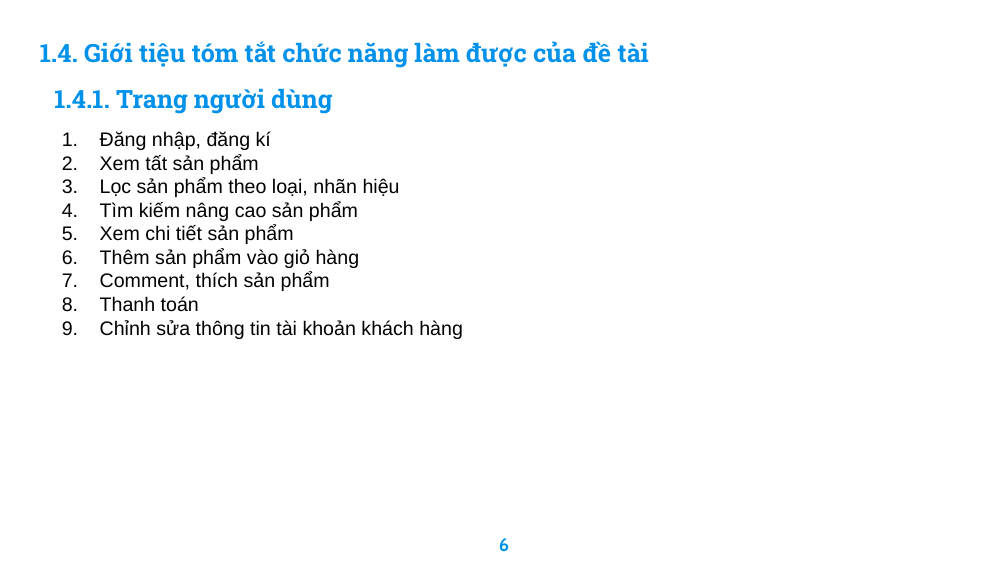
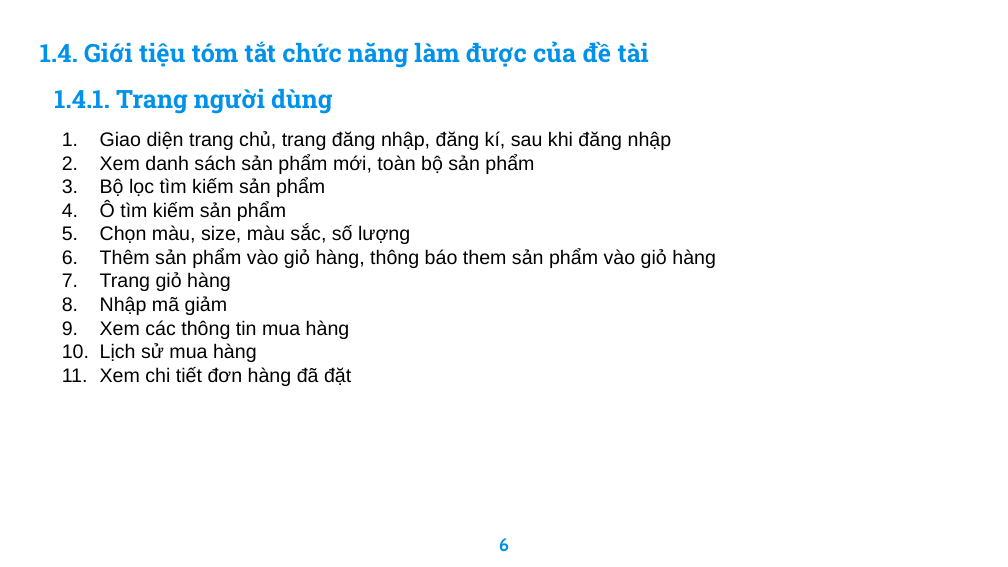
Before and after one commit to haitran2000/Ecommerce-Fashion-Website, a slide deck: slide 6 of Do An Tot Nghiep.pptx. Drawn at 1008x567 pixels with LibreOffice and Linux fonts; fonts in the diff are those of the drawing; background and template pictures are left out. Boxes give left, top, right and bottom in pixels: in the first picture for what was removed or moved away, otherwise in the second. Text is boxed around its words. In the diff, an @@ line names an element or a change of style, - is before the commit and + after.

```diff
--- a/Do An Tot Nghiep.pptx
+++ b/Do An Tot Nghiep.pptx
@@ text at (x1=100, y1=131, x2=716, y2=386): text changed @@
-1. Đăng nhập, đăng kí
-2. Xem tất sản phẩm
-3. Lọc sản phẩm theo loại, nhãn hiệu
-4. Tìm kiếm nâng cao sản phẩm
-5. Xem chi tiết sản phẩm
-6. Thêm sản phẩm vào giỏ hàng
-7. Comment, thích sản phẩm
-8. Thanh toán
-9. Chỉnh sửa thông tin tài khoản khách hàng
+1. Giao diện trang chủ, trang đăng nhập, đăng kí, sau khi đăng nhập
+2. Xem danh sách sản phẩm mới, toàn bộ sản phẩm
+3. Bộ lọc tìm kiếm sản phẩm
+4. Ô tìm kiếm sản phẩm
+5. Chọn màu, size, màu sắc, số lượng
+6. Thêm sản phẩm vào giỏ hàng, thông báo them sản phẩm vào giỏ hàng
+7. Trang giỏ hàng
+8. Nhập mã giảm
+9. Xem các thông tin mua hàng
+10. Lịch sử mua hàng
+11. Xem chi tiết đơn hàng đã đặt
```
Also in this commit, not shown: 6 other slides changed, 3 other files.
